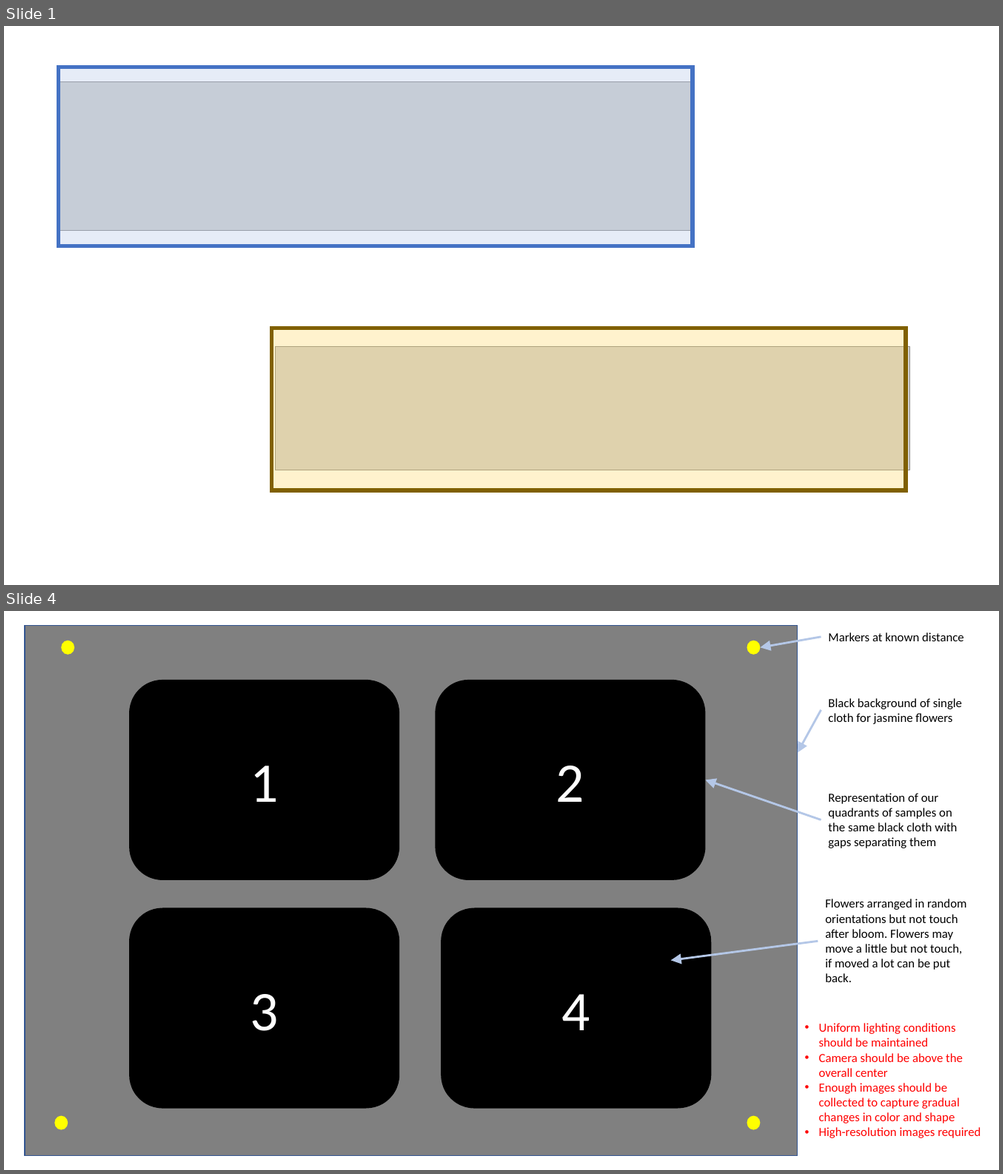
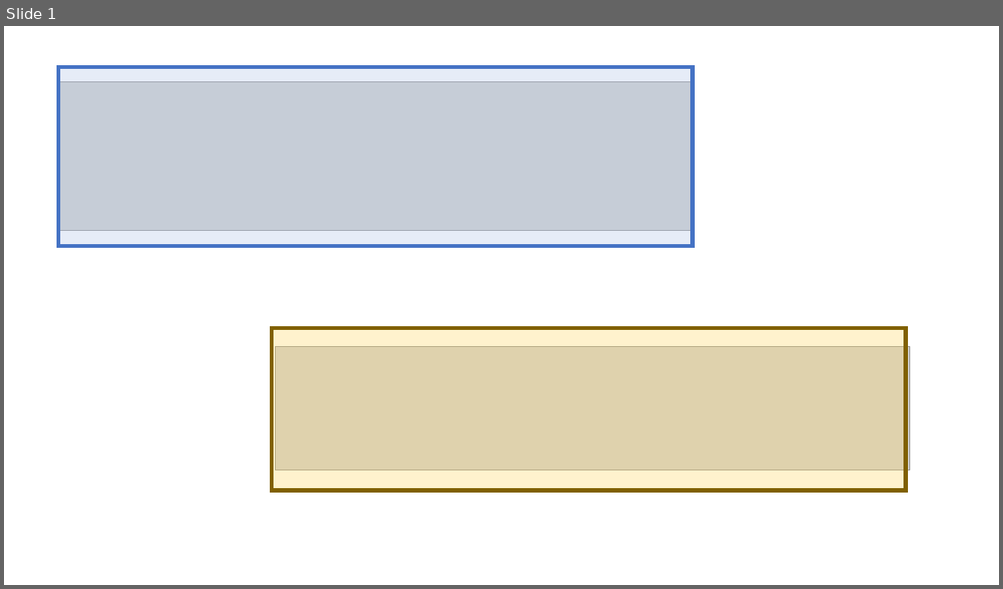
Before and after one commit to CIgathi/NDSU-Thesis-Class, a slide deck: figures/figs.pptx. Shown one above the other, each under a label of ours: slides 1 and 4 before the commit, slide 1 after it; the slides between them are not shown. The pictures are 1003x1174 and 1003x589 pixels, drawn with LibreOffice and Linux fonts; fonts in the diff are those of the drawing; grey boxes stand for pictures. Boxes give left, top, right and bottom in pixels: in the first picture for what was removed or moved away, otherwise in the second. Text is boxed around its words. In the diff, an @@ line names an element or a change of style, - is before the commit and + after.

```diff
--- a/figures/figs.pptx
+++ b/figures/figs.pptx
@@ slide 4 removed at (4, 611, 999, 1170), background #FFFFFF @@
@@ rectangle removed at (25, 625, 798, 1156) @@
@@ text removed at (828, 632, 964, 641) @@
-Markers at known distance
@@ ellipse removed at (62, 640, 75, 654) @@
@@ ellipse removed at (747, 640, 760, 654) @@
@@ arrow removed from (821, 637) to (760, 647) @@
@@ rounded rectangle removed at (129, 680, 399, 880) @@
-1
@@ rounded rectangle removed at (435, 680, 706, 880) @@
-2
@@ text removed at (828, 698, 962, 724) @@
-Black background of single cloth for jasmine flowers
@@ arrow removed from (821, 710) to (797, 753) @@
@@ arrow removed from (821, 820) to (706, 780) @@
@@ text removed at (828, 793, 956, 849) @@
-Representation of our quadrants of samples on the same black cloth with gaps separating them
@@ text removed at (825, 899, 966, 982) @@
-Flowers arranged in random orientations but not touch after bloom. Flowers may move a little but not touch, if moved a lot can be put back.
@@ rounded rectangle removed at (129, 908, 399, 1109) @@
-3
@@ rounded rectangle removed at (441, 908, 711, 1109) @@
-4
@@ arrow removed from (818, 942) to (671, 961) @@
@@ text removed at (819, 1023, 980, 1139) @@
-• Uniform lighting conditions should be maintained
-• Camera should be above the overall center
-• Enough images should be collected to capture gradual changes in color and shape
-• High-resolution images required
@@ ellipse removed at (55, 1116, 68, 1130) @@
@@ ellipse removed at (747, 1116, 760, 1130) @@
```
Also in this commit, not shown: 1 slide changed, 2 slides added, 1 other slide removed, 44 other files.
